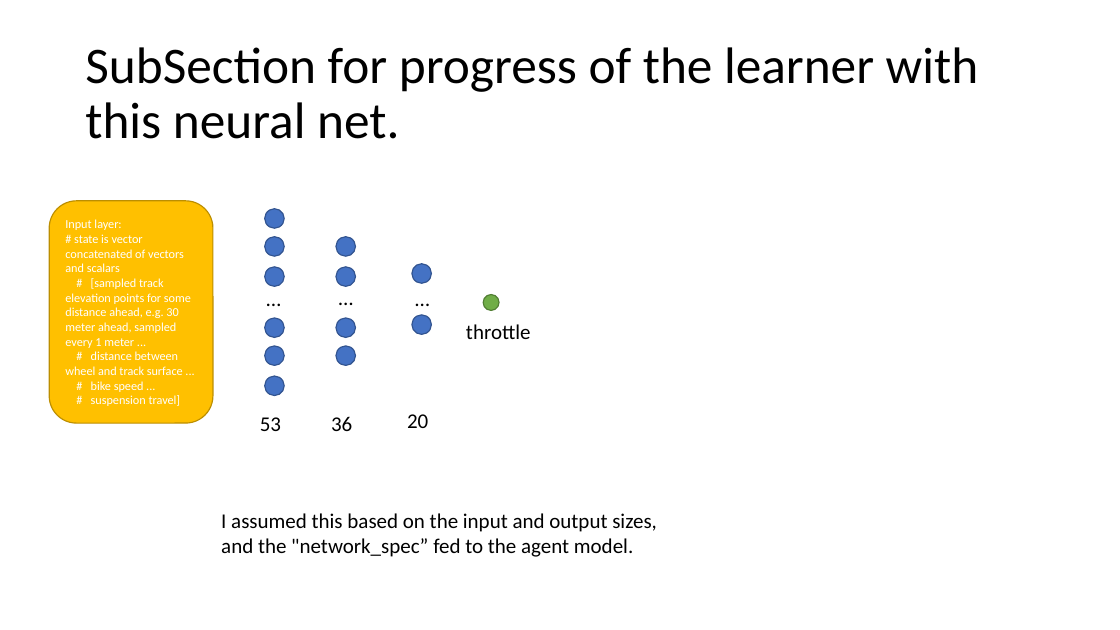
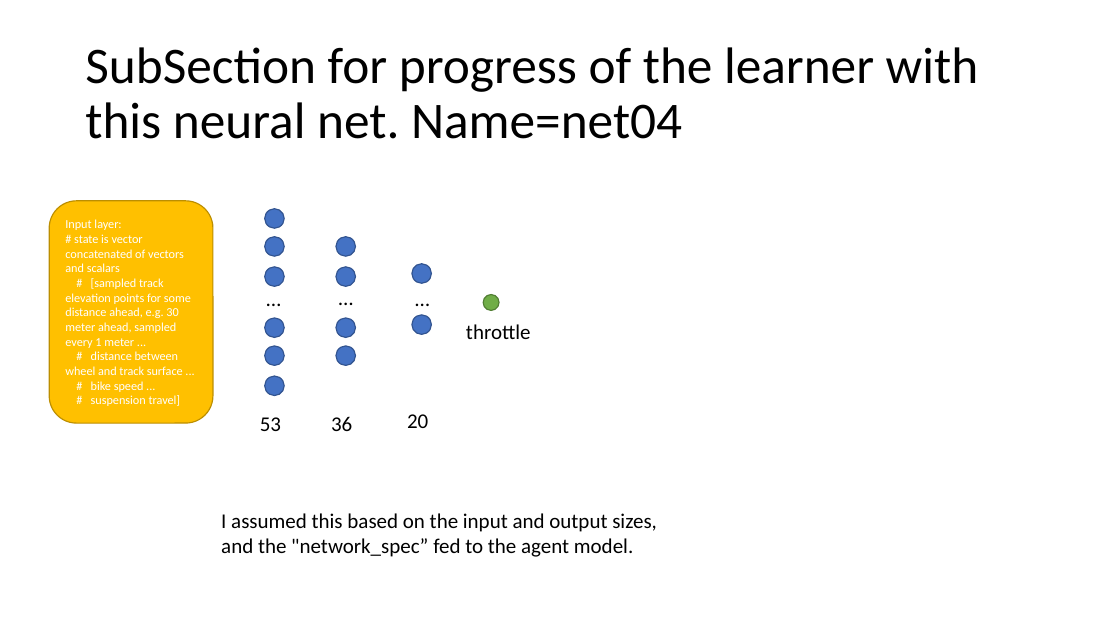
Before and after one commit to albensteinFMBA/Analytics-Demo, a slide deck: slide 26 of supercross_learner/supercross_project_readme.pptx. Drawn at 1120x630 pixels with LibreOffice and Linux fonts; fonts in the diff are those of the drawing. Boxes give left, top, right and bottom in pixels: in the first picture for what was removed or moved away, otherwise in the second. Text is boxed around its words. In the diff, an @@ line names an element or a change of style, - is before the commit and + after.

```diff
--- a/supercross_learner/supercross_project_readme.pptx
+++ b/supercross_learner/supercross_project_readme.pptx
@@ title at <box>85,47,979,139</box>: text changed @@
-SubSection for progress of the learner with this neural net.
+SubSection for progress of the learner with this neural net. Name=net04
```
Also in this commit, not shown: 2 other slides changed.
